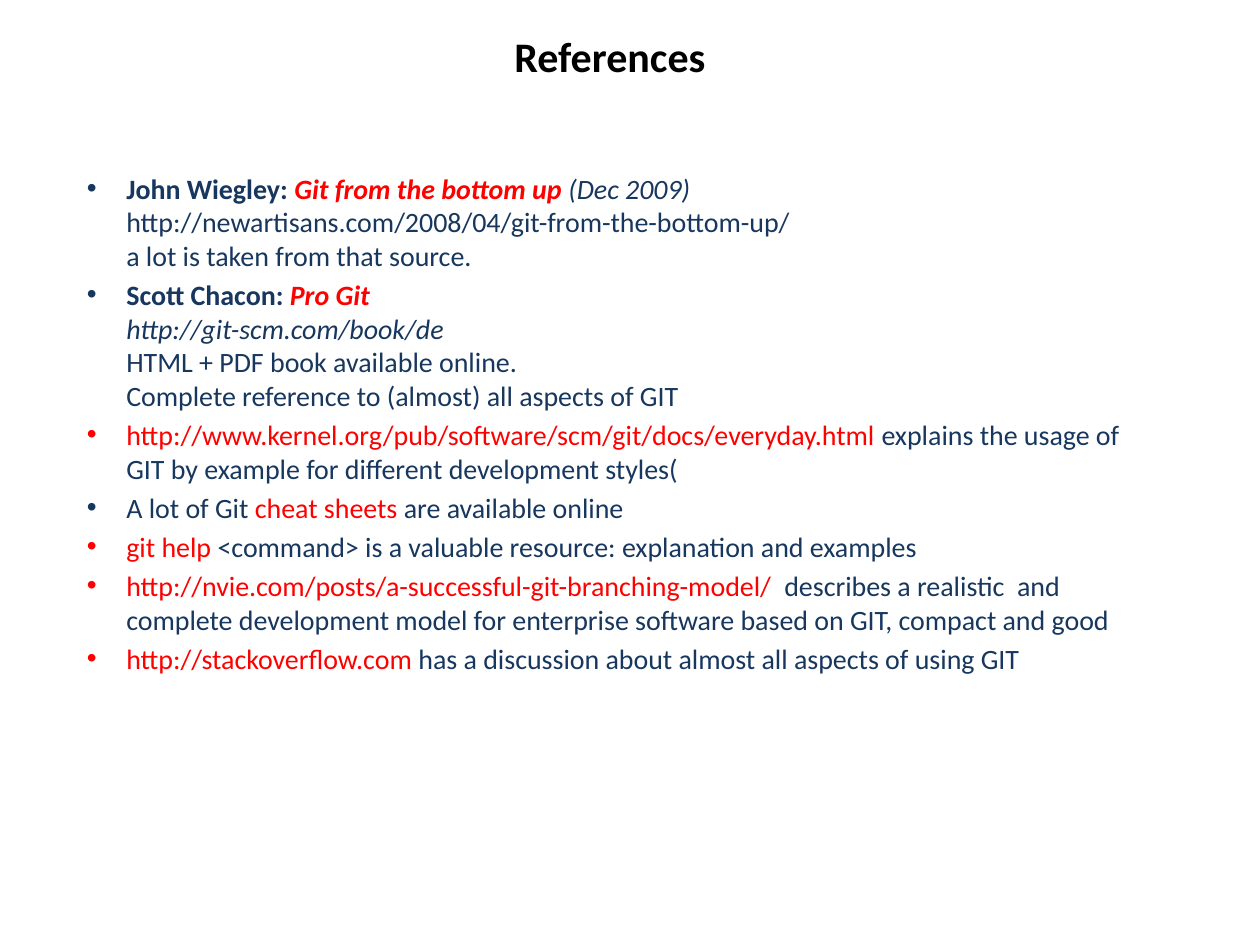
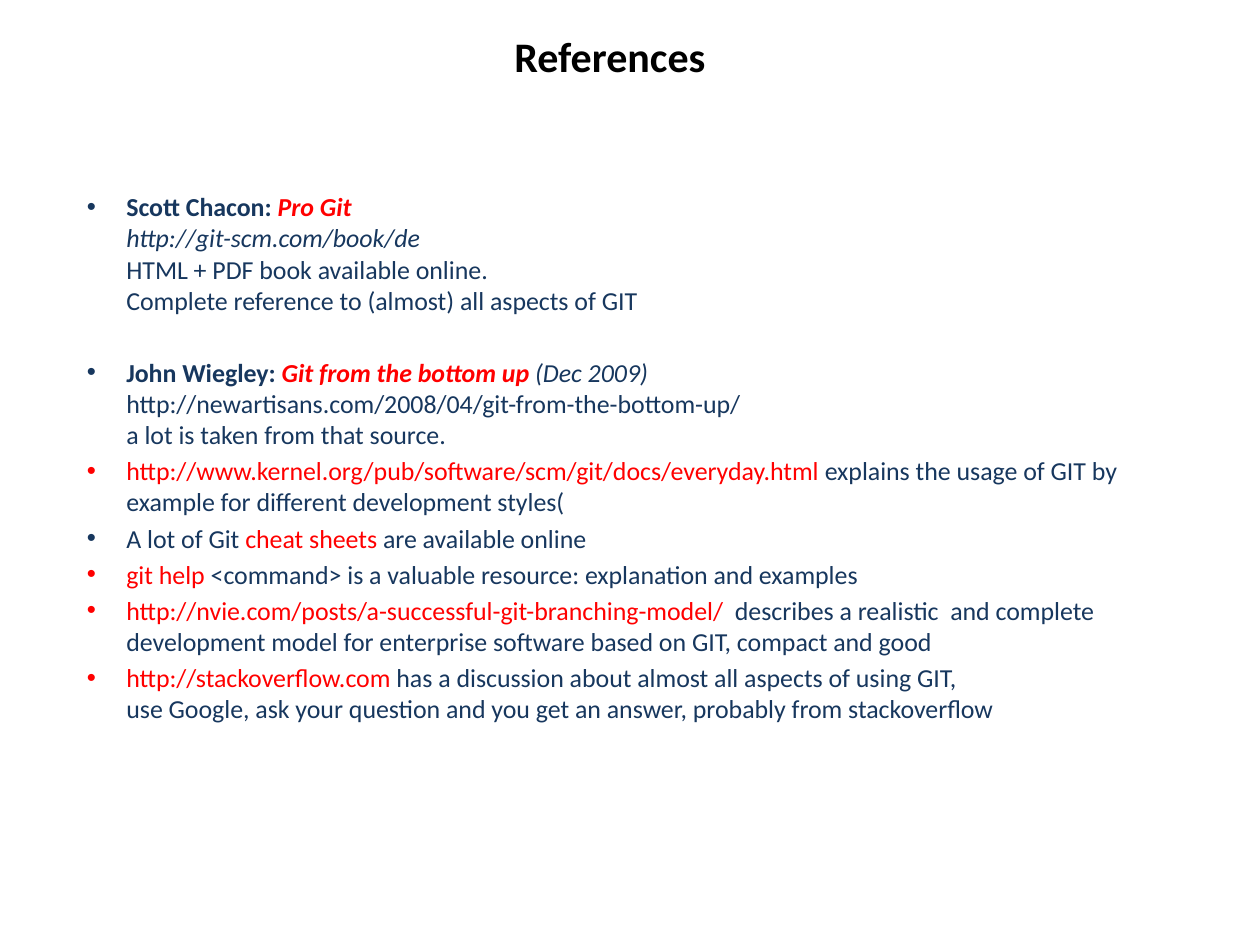
Before and after one commit to hanbei/git_tutorial, a slide deck: slide 3 of architektur.pptx (slide 2 before the commit). Drawn at 1260x945 pixels with LibreOffice and Linux fonts; fonts in the diff are those of the drawing. Boxes give left, top, right and bottom in pixels: in the first picture for what was removed or moved away, otherwise in the second. Text is boxed around its words. In the diff, an @@ line names an element or a change of style, - is before the commit and + after.

```diff
--- a/architektur.pptx
+++ b/architektur.pptx
@@ subtitle "Scott Chacon: Pro Git http://git-scm.com/book/de ...": place and size @@
-subtitle "Scott Chacon: Pro Git http://git-scm.com/book/de ..." at [126,178,1119,674]
+subtitle "Scott Chacon: Pro Git http://git-scm.com/book/de ..." at [126,197,1117,723]
@@ subtitle at [126,197,637,315]: paragraph added @@
+• Scott Chacon: Pro Git
+  http://git-scm.com/book/de
+  HTML + PDF book available online.
+  Complete reference to (almost) all aspects of GIT
@@ subtitle at [126,285,678,411]: paragraph removed @@
-• Scott Chacon: Pro Git
-  http://git-scm.com/book/de
-  HTML + PDF book available online.
-  Complete reference to (almost) all aspects of GIT
@@ subtitle at [126,363,1117,656]: size 16 to 14.8 pt in "John Wiegley: Git from the bottom up ...", "http://www.kernel.org/pub/software/scm/git/docs/everyday.htm ...", "A lot of Git cheat sheets are ...", "git help <command> is a valuable resource: ..." and 1 more places @@
@@ subtitle at [126,669,993,723]: text changed; size 16 to 14.8 pt @@
-• http://stackoverflow.com has a discussion about almost all aspects of using GIT
+• http://stackoverflow.com has a discussion about almost all aspects of using GIT,
+  use Google, ask your question and you get an answer, probably from stackoverflow
```
Also in this commit, not shown: 19 other slides changed, 6 slides added, 3 slides removed, 1 other file.
